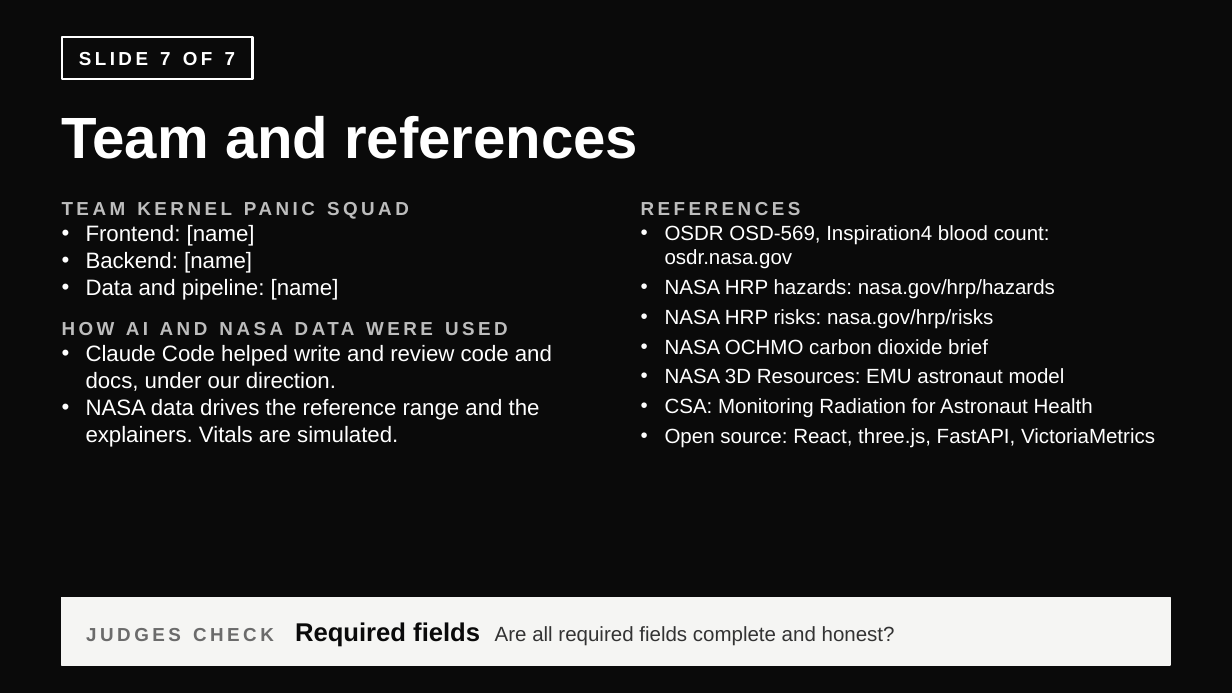
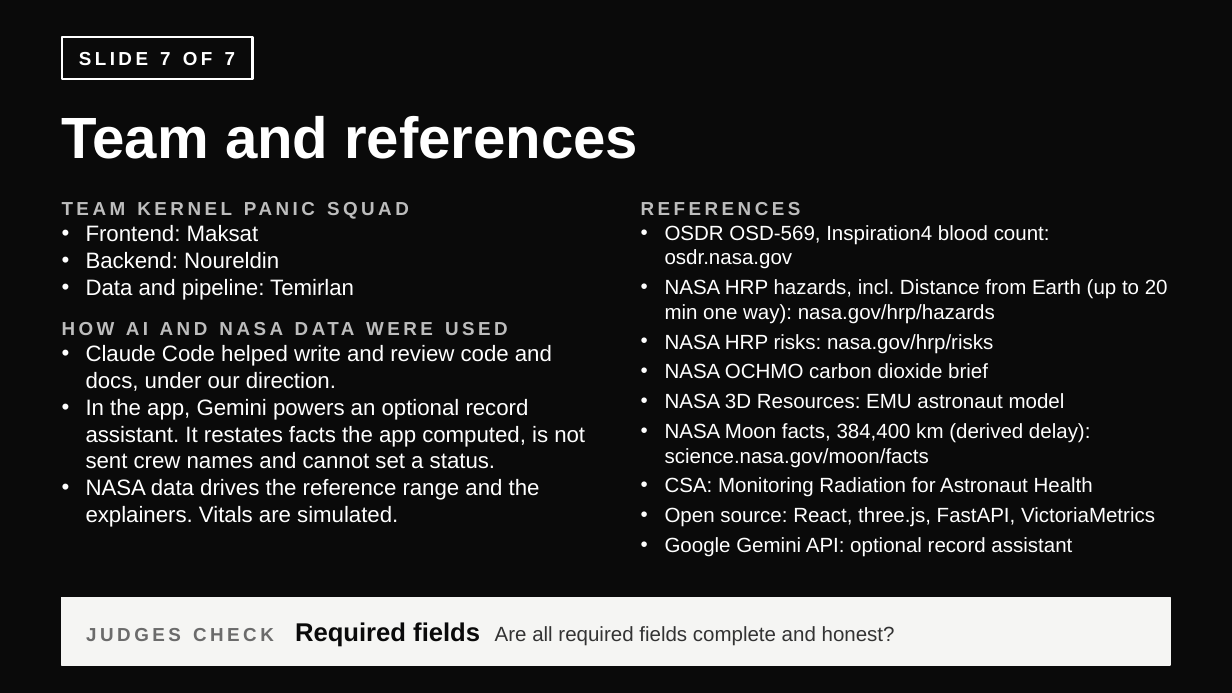
Before and after one commit to Noureldin5/Nasa-health-system, a slide deck: slide 7 of docs/pitch/own-your-baseline.pptx. Drawn at 1232x693 pixels with LibreOffice and Linux fonts; fonts in the diff are those of the drawing. Boxes give left, top, right and bottom in pixels: in the first picture for what was removed or moved away, otherwise in the second. Text is boxed around its words. In the diff, an @@ line names an element or a change of style, - is before the commit and + after.

```diff
--- a/docs/pitch/own-your-baseline.pptx
+++ b/docs/pitch/own-your-baseline.pptx
@@ text at (x1=86, y1=225, x2=354, y2=300): text changed @@
-• Frontend: [name]
-• Backend: [name]
-• Data and pipeline: [name]
+• Frontend: Maksat
+• Backend: Noureldin
+• Data and pipeline: Temirlan
@@ text at (x1=665, y1=279, x2=1168, y2=324): text changed @@
-• NASA HRP hazards: nasa.gov/hrp/hazards
+• NASA HRP hazards, incl. Distance from Earth (up to 20 min one way): nasa.gov/hrp/hazards
@@ text at (x1=86, y1=399, x2=585, y2=469): paragraph added @@
+• In the app, Gemini powers an optional record assistant. It restates facts the app computed, is not sent crew names and cannot set a status.
@@ text at (x1=665, y1=423, x2=1090, y2=467): paragraph added @@
+• NASA Moon facts, 384,400 km (derived delay): science.nasa.gov/moon/facts
@@ text at (x1=665, y1=537, x2=1072, y2=557): paragraph added @@
+• Google Gemini API: optional record assistant
```
Also in this commit, not shown: 6 other slides changed.
